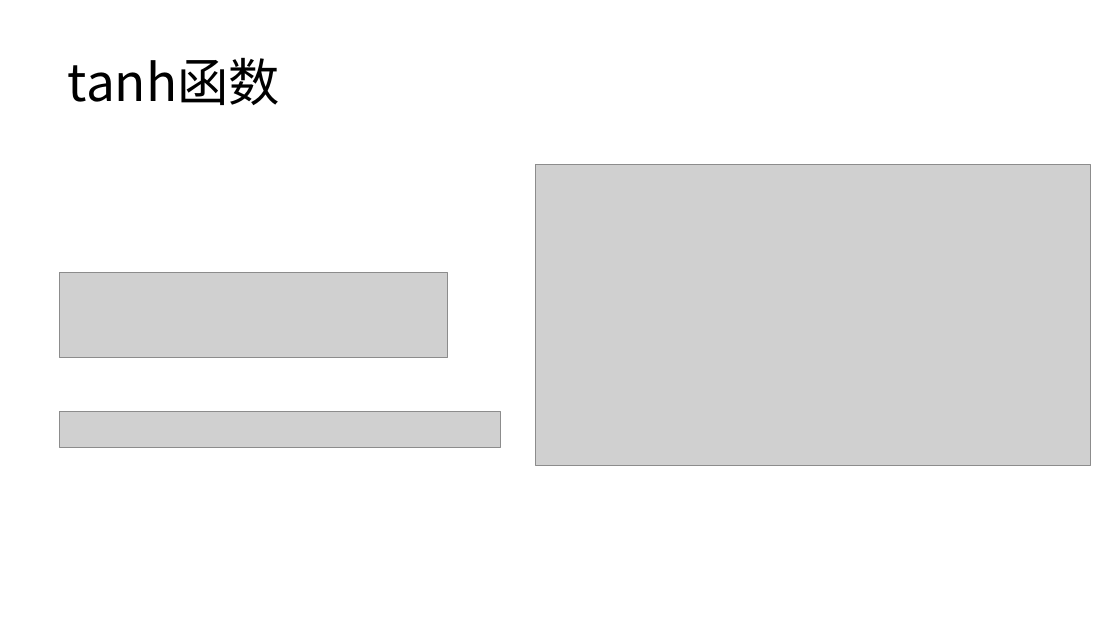
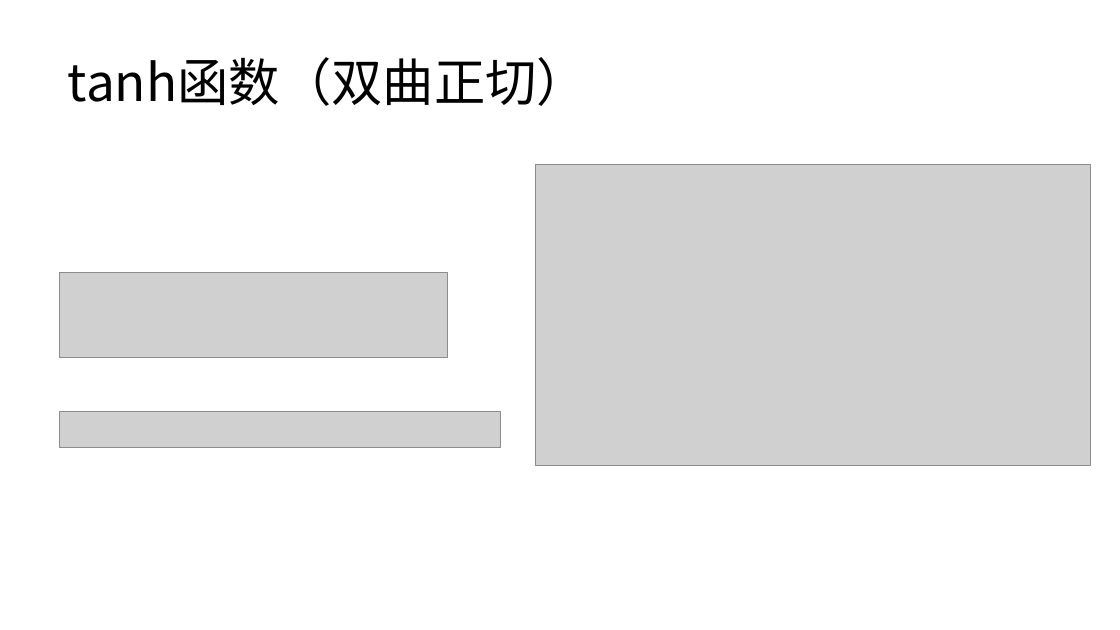
Before and after one commit to lezhang-thu/security_content, a slide deck: slide 17 of 多层感知机-PyTorch实现.pptx. Drawn at 1120x630 pixels with LibreOffice and Linux fonts; fonts in the diff are those of the drawing; grey boxes stand for pictures. Boxes give left, top, right and bottom in pixels: in the first picture for what was removed or moved away, otherwise in the second. Text is boxed around its words. In the diff, an @@ line names an element or a change of style, - is before the commit and + after.

```diff
--- a/多层感知机-PyTorch实现.pptx
+++ b/多层感知机-PyTorch实现.pptx
@@ title at (x1=68, y1=57, x2=588, y2=106): text changed @@
-tanh函数
+tanh函数（双曲正切）
```
Also in this commit, not shown: 1 other file.
